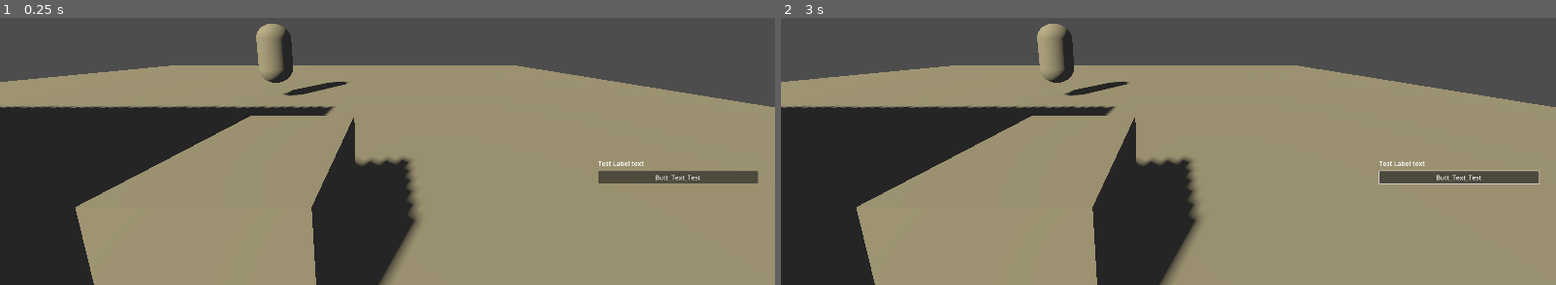
Above: before the commit, frames 1-2 (left to right).
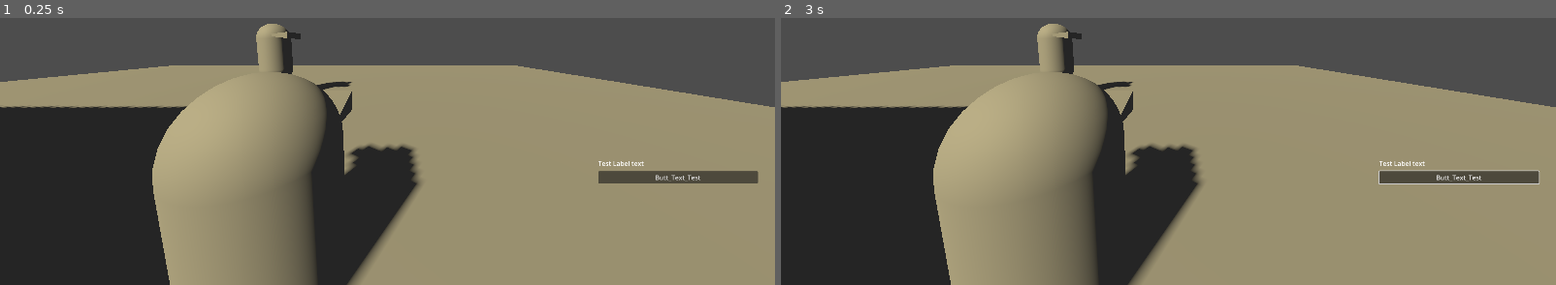
Above: after the commit, the same moments.

Repository: BitBoxxxer/our-joined-breath
Game: Godot game, scene res://Scenes/3dMainSceneTest.tscn
The game is run twice, just before and just after one commit, with the same random seed, the same clock (stepped at 60 frames per second) and the same inputs. This scene is started directly instead of the project's main scene. The engine's default icon, where the game draws it, is replaced by a stand-in: a white triangle on a blue panel in a dark square.
Inputs (mouse positions are in pixels of both pictures, inside the frame that each line leads up to):
- Up to frame 1 (0.25 s): no input
- Up to frame 2 (3 s): click "Butt_Text_Test" at 0.5 s; tap Enter at 1.25, 2.75 s; move the mouse to (1207, 66) at 1.27 s; hold Shift (run) 1.28-2.03 s; hold W (forward) from 1.28 s (still down); tap Space (jump) at 1.52, 2, 2.27 s; move the mouse to (1129, 68) at 2.02 s; tap E (Select) at 2.1 s; tap Shift (run) at 2.3 s; move the mouse to (1184, 60) at 2.77 s; hold Shift (run) from 2.78 s (still down); tap Left (UI_look_left) at 2.85 s

The runs differ from the first frame. In frame 1, 13% of the frame differs, in the area x 9-55%, y 5-100%; in frame 2, 13%.
Error in both runs: Invalid assignment of property or key 'dialogue_ui' with value of type 'Control (dialogue_ui.gd)' on a base object of type 'Nil'. (res://Scripts/Dialogue/dialo…

Commit message:
add someth

Diff:
--- a/Scenes/3dMainSceneTest.tscn
+++ b/Scenes/3dMainSceneTest.tscn
@@ -49,7 +49,7 @@
 environment = SubResource("Environment_205hh")
 
 [node name="NPC" parent="." unique_id=717504656 instance=ExtResource("2_462pa")]
-transform = Transform3D(1, 0, 0, 0, 1, 0, 0, 0, 1, 0, 2, -5)
+transform = Transform3D(-4.371139e-08, 0, -1, 0, 1, 0, 1, 0, -4.371139e-08, 0, 2, -5)
 prompt_message = "Взаимодействовать с НТЛ ?"
 
 [editable path="Player"]
--- a/Scenes/NPC/TestNPC.tscn
+++ b/Scenes/NPC/TestNPC.tscn
@@ -1,16 +1,35 @@
 [gd_scene format=3 uid="uid://q2rwurhhtwfe"]
 
 [ext_resource type="Script" uid="uid://da65dsjcaxcqm" path="res://Scenes/NPC/test_npc.gd" id="1_mc2ni"]
+[ext_resource type="Script" uid="uid://bchmgrowfiyxc" path="res://Scripts/camera_shot.gd" id="2_uk1wc"]
+[ext_resource type="PackedScene" uid="uid://keidq8u5eslq" path="res://_Ress/Camera_shot_mrk.tscn" id="3_2j0rf"]
+
+[sub_resource type="Resource" id="Resource_2j0rf"]
+script = ExtResource("2_uk1wc")
+position = Vector3(-1, 1, -2.4)
+metadata/_custom_type_script = "uid://bchmgrowfiyxc"
 
 [sub_resource type="CapsuleShape3D" id="CapsuleShape3D_tuv8g"]
 
 [sub_resource type="CapsuleMesh" id="CapsuleMesh_mc2ni"]
 
-[node name="NPC" type="CharacterBody3D" unique_id=717504656]
+[sub_resource type="PrismMesh" id="PrismMesh_uk1wc"]
+size = Vector3(0.2, 0.8, 0.9)
+
+[node name="NPC" type="CharacterBody3D" unique_id=717504656 node_paths=PackedStringArray("camera_focus")]
 script = ExtResource("1_mc2ni")
+camera_shots = Array[ExtResource("2_uk1wc")]([SubResource("Resource_2j0rf")])
+camera_focus = NodePath(".")
 
 [node name="CollisionShape3D" type="CollisionShape3D" parent="." unique_id=1098941685]
 shape = SubResource("CapsuleShape3D_tuv8g")
 
 [node name="MeshInstance3D" type="MeshInstance3D" parent="." unique_id=1542532524]
 mesh = SubResource("CapsuleMesh_mc2ni")
+
+[node name="MeshInstance3D2" type="MeshInstance3D" parent="." unique_id=1218367021]
+transform = Transform3D(-4.371139e-08, 0, 1, 1, -4.371139e-08, 4.371139e-08, 4.371139e-08, 1, 1.9106855e-15, 0, 0.6032729, -0.27299988)
+mesh = SubResource("PrismMesh_uk1wc")
+
+[node name="CameraShotMrk" parent="." unique_id=257876795 instance=ExtResource("3_2j0rf")]
+transform = Transform3D(1, 0, 0, 0, 1, 0, 0, 0, 1, -1, 1, -2.4)
--- a/Scenes/NPC/test_npc.gd
+++ b/Scenes/NPC/test_npc.gd
@@ -1,7 +1,15 @@
 extends Interactable
 class_name NPC
 
+# Массив настроек ракурсов (создаёшь в инспекторе)
+@export var camera_shots: Array[CameraShot] = []
+# Длительность одного ракурса при циклической смене
+@export var shot_duration: float = 3.0
+# Циклически переключать ракурсы или стоять на первом
+@export var cycle_shots: bool = false
+
 # Диалог в формате: блоки текста или выбора
+@export var camera_focus: Node3D = null
 @export var dialogue_blocks: Array = []
 
 func _ready():
--- a/Scenes/Player/player.tscn
+++ b/Scenes/Player/player.tscn
@@ -4,10 +4,9 @@
 [ext_resource type="Script" uid="uid://c5kgqimi1muy0" path="res://Scripts/Player/head.gd" id="2_axbm6"]
 [ext_resource type="PackedScene" uid="uid://bx7anrmejk7m8" path="res://Scenes/Player/Interact/see_cast.tscn" id="3_viea6"]
 
-[sub_resource type="BoxShape3D" id="BoxShape3D_stsl8"]
-size = Vector3(1.1157227, 1, 1.1977539)
+[sub_resource type="CapsuleShape3D" id="CapsuleShape3D_xpcdj"]
 
-[sub_resource type="BoxMesh" id="BoxMesh_o5nbp"]
+[sub_resource type="CapsuleMesh" id="CapsuleMesh_mtuoh"]
 
 [sub_resource type="BoxShape3D" id="BoxShape3D_axbm6"]
 size = Vector3(0.2, 0.2, 0.2)
@@ -15,15 +14,18 @@
 [sub_resource type="BoxMesh" id="BoxMesh_axbm6"]
 size = Vector3(0.2, 0.2, 0.2)
 
+[sub_resource type="PrismMesh" id="PrismMesh_htcer"]
+size = Vector3(0.2, 0.8, 0.9)
+
 [node name="Player" type="CharacterBody3D" unique_id=1987095532 groups=["Player"]]
 script = ExtResource("1_o5nbp")
 
 [node name="CollisionShape3D" type="CollisionShape3D" parent="." unique_id=717693914]
 transform = Transform3D(1, 0, 0, 0, 1, 0, 0, 0, 1, 0.00024414063, 0, -0.00024414063)
-shape = SubResource("BoxShape3D_stsl8")
+shape = SubResource("CapsuleShape3D_xpcdj")
 
 [node name="MeshInstance3D" type="MeshInstance3D" parent="." unique_id=1769571713]
-mesh = SubResource("BoxMesh_o5nbp")
+mesh = SubResource("CapsuleMesh_mtuoh")
 
 [node name="head" type="Node3D" parent="." unique_id=1863508977]
 transform = Transform3D(0.022, 0, 0, 0, 0.019969378, 0.005531614, 0, -0.0011063229, 0.09984689, -0.1415602, 0.9486631, -0.12599337)
@@ -43,3 +45,7 @@
 [node name="SeeCast" parent="head/Camera3D" unique_id=186597117 instance=ExtResource("3_viea6")]
 transform = Transform3D(0.9999761, -0.01801407, -0.0061981315, -0.0064105117, -0.44805008, -0.99711347, 0.002564013, 5.905382, -0.0756716, 0.0008648634, 0.03270173, -0.47510645)
 target_position = Vector3(0, -0.7, 0.3)
+
+[node name="MeshInstance3D2" type="MeshInstance3D" parent="." unique_id=1274228167]
+transform = Transform3D(-4.371139e-08, 0, 1, 1, -4.371139e-08, 4.371139e-08, 4.371139e-08, 1, 1.9106855e-15, 0, 0.6032729, -0.27299988)
+mesh = SubResource("PrismMesh_htcer")
--- a/Scripts/Dialogue/dialogue_ui.gd
+++ b/Scripts/Dialogue/dialogue_ui.gd
@@ -5,13 +5,11 @@
 @onready var continue_button: Button = $VBoxContainer/ContinueButton
 
 func _ready():
-	# Передаём ссылку менеджеру
 	DialogueManager.dialogue_ui = self
-	# Подписываемся на сигнал нового блока
 	DialogueManager.block_displayed.connect(_display_block)
+	continue_button.text = "Продолжить"
+	continue_button.pressed.connect(_on_continue_pressed)
 	hide()
-
-	continue_button.pressed.connect(_on_continue_pressed)
 
 func _display_block(block):
 	# Очищаем старые кнопки выбора
--- a/Scripts/Globals/dialogue_manager.gd
+++ b/Scripts/Globals/dialogue_manager.gd
@@ -34,6 +34,12 @@
 			return
 
 	dialogue_ui.show()
+	# Управление камерой
+	if current_npc and current_npc.camera_focus:
+		if player:
+			var head = player.get_node("head")   # путь к твоему head внутри Player
+			if head and head.has_method("look_at_target"):
+				head.look_at_target(current_npc.camera_focus)
 	emit_signal("dialogue_started")
 	_display_current_block()
 
@@ -50,6 +56,10 @@
 	current_npc = null
 	blocks.clear()
 	current_block_index = 0
+	if player:
+		var head = player.get_node("head")
+		if head and head.has_method("reset_look"):
+			head.reset_look()
 	emit_signal("dialogue_ended")
 
 func _display_current_block():
--- a/Scripts/Player/head.gd
+++ b/Scripts/Player/head.gd
@@ -2,23 +2,43 @@
 
 var sens = 0.0025
 
+var original_transform: Transform3D
+var camera_tween: Tween
+
 func _ready():
 	Input.set_mouse_mode(Input.MOUSE_MODE_CAPTURED)
-	# Подписываемся на сигналы менеджера диалогов
 	DialogueManager.dialogue_started.connect(_on_dialogue_start)
 	DialogueManager.dialogue_ended.connect(_on_dialogue_end)
-
-func _on_dialogue_start():
-	Input.set_mouse_mode(Input.MOUSE_MODE_VISIBLE)
-
-func _on_dialogue_end():
-	Input.set_mouse_mode(Input.MOUSE_MODE_CAPTURED)
 
 func _input(event: InputEvent) -> void:
 	if DialogueManager.is_active:
 		return
-
 	if event is InputEventMouseMotion:
 		get_parent().rotate_y(-event.relative.x * sens)
 		rotate_x(-event.relative.y * sens)
 		rotation.x = clamp(rotation.x, deg_to_rad(-90), deg_to_rad(90))
+
+func _on_dialogue_start():
+	Input.set_mouse_mode(Input.MOUSE_MODE_VISIBLE)
+	original_transform = global_transform   # запоминаем перед перемещением
+
+func _on_dialogue_end():
+	Input.set_mouse_mode(Input.MOUSE_MODE_CAPTURED)
+	reset_to_original()
+
+# Новый метод: переместить камеру к позиции pos и смотреть на точку target
+func go_to_shot_position(pos: Vector3, look_at_point: Vector3, duration: float = 0.8):
+	if camera_tween and camera_tween.is_running():
+		camera_tween.kill()
+	camera_tween = create_tween().set_parallel(true)
+	camera_tween.tween_property(self, "global_position", pos, duration)
+	# Чтобы плавно повернуть, строим целевой transform, смотрящий на точку
+	var target_transform = Transform3D(Basis(), pos).looking_at(look_at_point, Vector3.UP)
+	camera_tween.tween_property(self, "global_transform", target_transform, duration)
+
+# Возврат на исходную позицию игрока
+func reset_to_original(duration: float = 0.5):
+	if camera_tween and camera_tween.is_running():
+		camera_tween.kill()
+	camera_tween = create_tween().set_parallel(true)
+	camera_tween.tween_property(self, "global_transform", original_transform, duration)
--- /dev/null
+++ b/Scripts/camera_shot.gd
@@ -0,0 +1,7 @@
+extends Resource
+class_name CameraShot
+
+# Глобальные координаты, куда переместится камера
+@export var position: Vector3 = Vector3.ZERO
+# Глобальная точка, на которую будет смотреть камера
+@export var look_at: Vector3 = Vector3.ZERO
--- /dev/null
+++ b/_Ress/Camera_shot_mrk.tscn
@@ -0,0 +1,3 @@
+[gd_scene format=3 uid="uid://keidq8u5eslq"]
+
+[node name="CameraShotMrk" type="Marker3D" unique_id=257876795]
